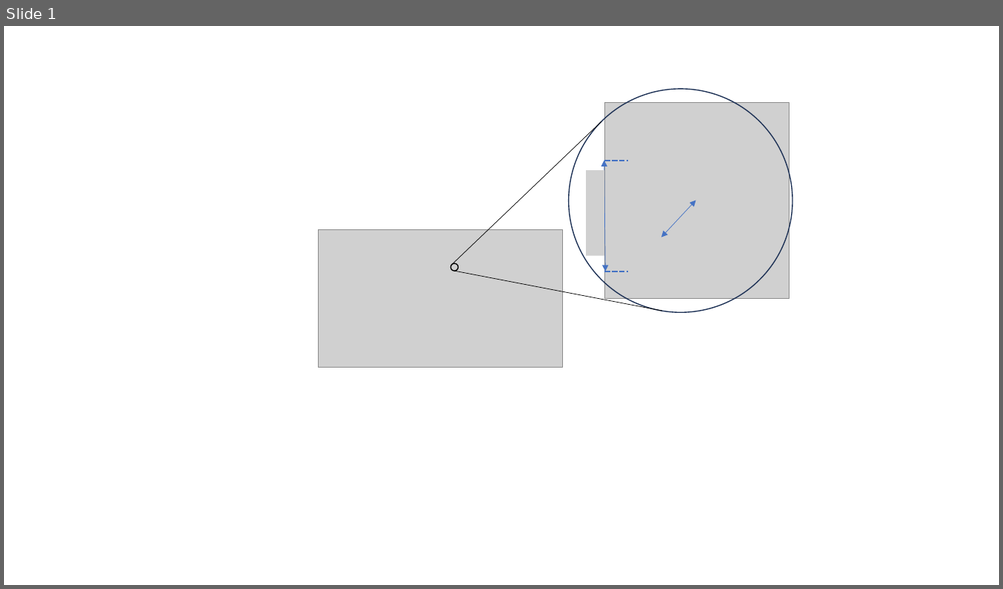
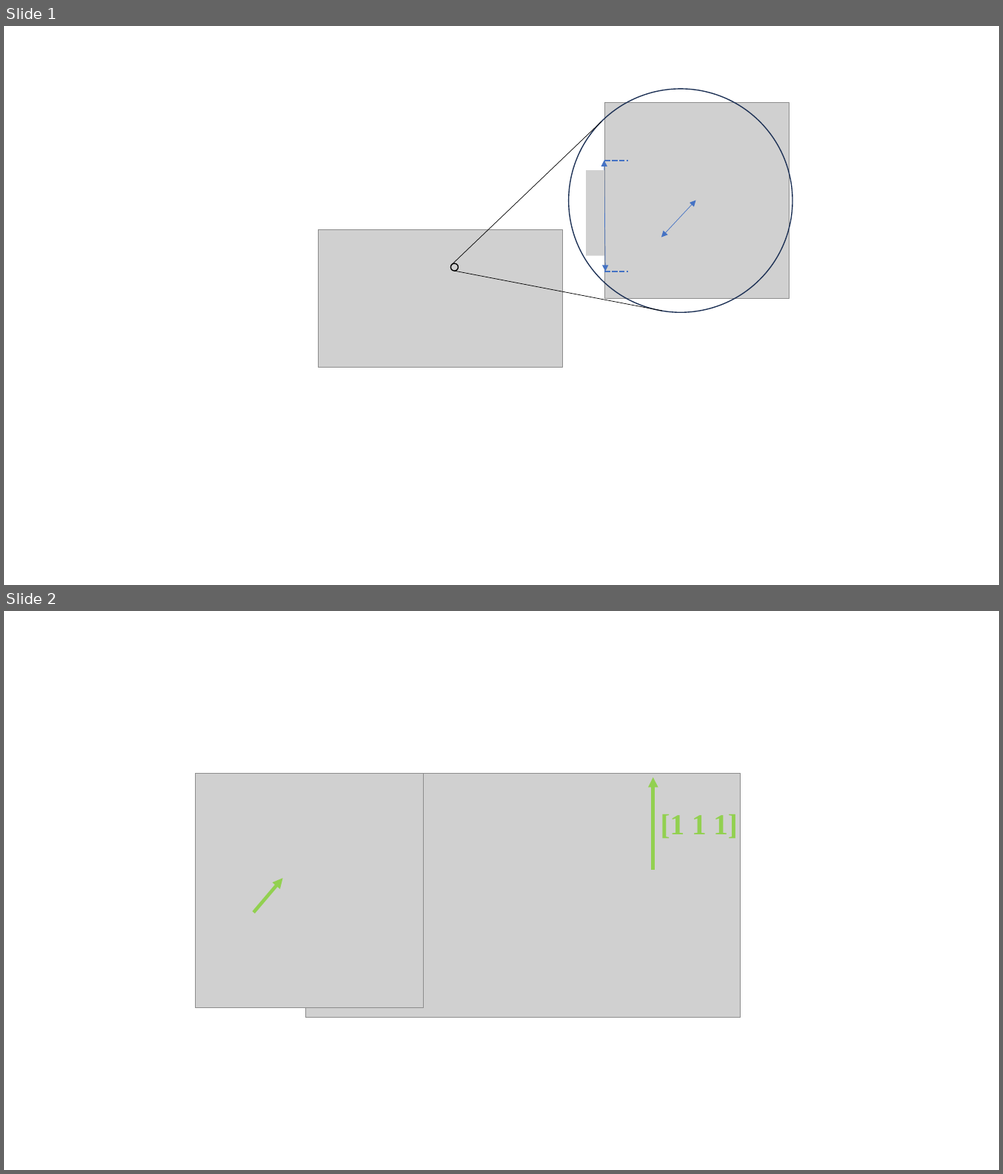
Before and after one commit to DiweiQuantum/WHU---B.S.-Thesis, a slide deck: figures/Figures.pptx. Shown one above the other, each under a label of ours: slide 1 before the commit, slides 1 and 2 after it. The pictures are 1003x589 and 1003x1174 pixels, drawn with LibreOffice and Linux fonts; fonts in the diff are those of the drawing; grey boxes stand for pictures. Boxes give left, top, right and bottom in pixels: in the first picture for what was removed or moved away, otherwise in the second. Text is boxed around its words. In the diff, an @@ line names an element or a change of style, - is before the commit and + after.

```diff
--- a/figures/Figures.pptx
+++ b/figures/Figures.pptx
@@ slide 2 added at (4, 611, 999, 1170), background #FFFFFF @@
@@ group added at (195, 773, 740, 1017): 2 pictures, 2 arrows, 1 text @@
+[1 1 1]
```
Also in this commit, not shown: 2 other slides added, 8 other files.
